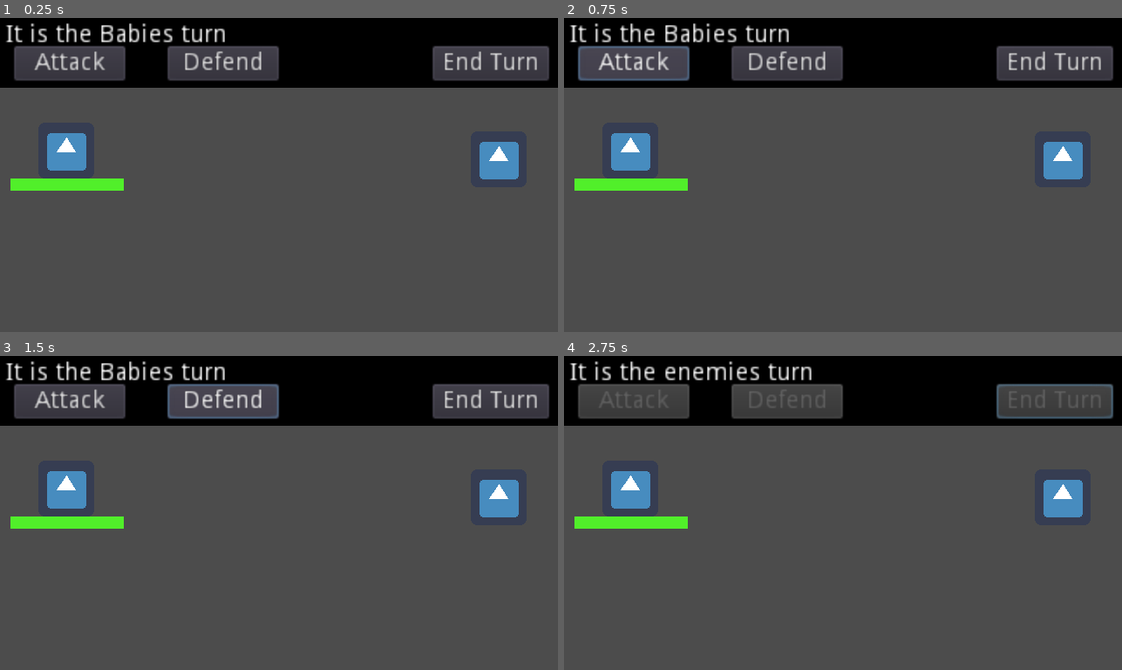
Above: before the commit, frames 1-4 (two rows, left to right).
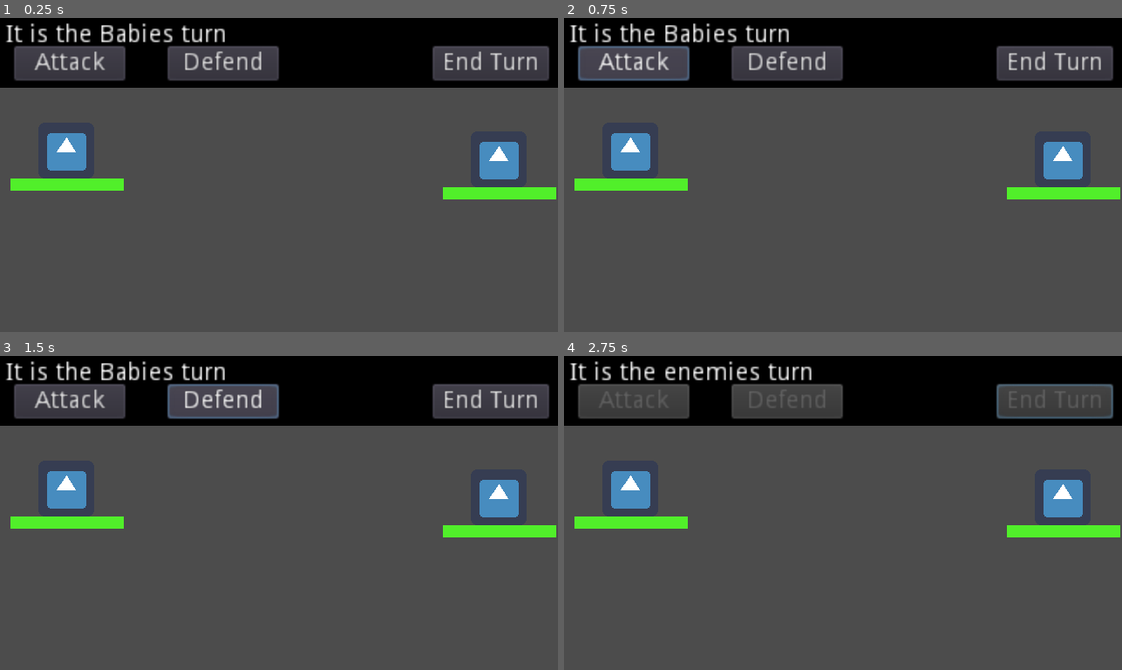
Above: after the commit, the same moments.

Repository: jalvarez2016/GMTK2022
Game: Godot game, scene res://World.tscn
Same seed, same stepped clock (60 frames per second), same inputs: the game is played once before the commit and once after it. The engine's default icon, where the game draws it, is replaced by a stand-in: a white triangle on a blue panel in a dark square.
Inputs:
- Up to frame 1 (0.25 s): no input
- Up to frame 2 (0.75 s): click "Attack" at 0.5 s
- Up to frame 3 (1.5 s): click "Defend" at 1.25 s
- Up to frame 4 (2.75 s): click "End Turn" at 2 s

The runs differ from the first frame. In frame 1, 0.8% of the frame differs, in the area x 79-100%, y 53-58%; in frame 2, 0.8%; in frame 3, 0.8%; in frame 4, 0.8%.

Commit message:
Ad: starting enemies

Diff:
--- /dev/null
+++ b/Enemies/Enemy.gd
@@ -0,0 +1,30 @@
+extends StaticBody2D
+
+onready var health = $ProgressBar
+
+export(int) var EnemieHealth = 1
+export(int) var EnemieAttack = 1
+export(int) var EnemieDefense = 1
+export(int) var EnemieSpeed = 1
+export(int) var EnemieMagicPoints = 1
+export(int) var whoTOAttack = 0
+var rng = RandomNumberGenerator.new()
+
+func roll_dice(maxValue):
+	rng.randomize()
+	var newValue = rng.randi_range(1,maxValue)
+	return newValue
+
+func Attacking():
+	var attacking = roll_dice(3)
+
+	EnemieHealth += roll_dice(6)
+	EnemieAttack += roll_dice(6)
+	EnemieDefense += roll_dice(6)
+	EnemieSpeed += roll_dice(6)
+	EnemieMagicPoints += roll_dice(6)
+# Called when the node enters the scene tree for the first time.
+func _ready():
+	Attacking()
+func loseHealth(newValue):
+	health.value -= newValue
--- a/Enemies/Enemy.tscn
+++ b/Enemies/Enemy.tscn
@@ -1,11 +1,14 @@
-[gd_scene load_steps=3 format=2]
+[gd_scene load_steps=5 format=2]
 
 [ext_resource path="res://icon.png" type="Texture" id=1]
+[ext_resource path="res://Enemies/Enemy.gd" type="Script" id=2]
+[ext_resource path="res://UI/HealthBarTheme.tres" type="Theme" id=3]
 
 [sub_resource type="CircleShape2D" id=1]
 radius = 24.0
 
 [node name="StaticBody2D" type="StaticBody2D"]
+script = ExtResource( 2 )
 
 [node name="CollisionShape2D" type="CollisionShape2D" parent="."]
 shape = SubResource( 1 )
@@ -14,3 +17,17 @@
 [node name="Sprite" type="Sprite" parent="."]
 scale = Vector2( 0.5, 0.5 )
 texture = ExtResource( 1 )
+
+[node name="ProgressBar" type="ProgressBar" parent="."]
+margin_left = -32.0
+margin_top = 16.0
+margin_right = 33.0
+margin_bottom = 23.0
+theme = ExtResource( 3 )
+step = 1.0
+value = 100.0
+rounded = true
+percent_visible = false
+__meta__ = {
+"_edit_use_anchors_": false
+}
--- a/Player/Player.tscn
+++ b/Player/Player.tscn
@@ -30,3 +30,6 @@
 value = 100.0
 rounded = true
 percent_visible = false
+__meta__ = {
+"_edit_use_anchors_": false
+}
--- a/UI/TurnLabel.tscn
+++ b/UI/TurnLabel.tscn
@@ -31,6 +31,9 @@
 margin_bottom = 18.0
 theme = SubResource( 3 )
 text = "It is ****'s turn"
+__meta__ = {
+"_edit_use_anchors_": false
+}
 
 [node name="Buttons" type="Control" parent="UICanvas/UI"]
 margin_right = 40.0
